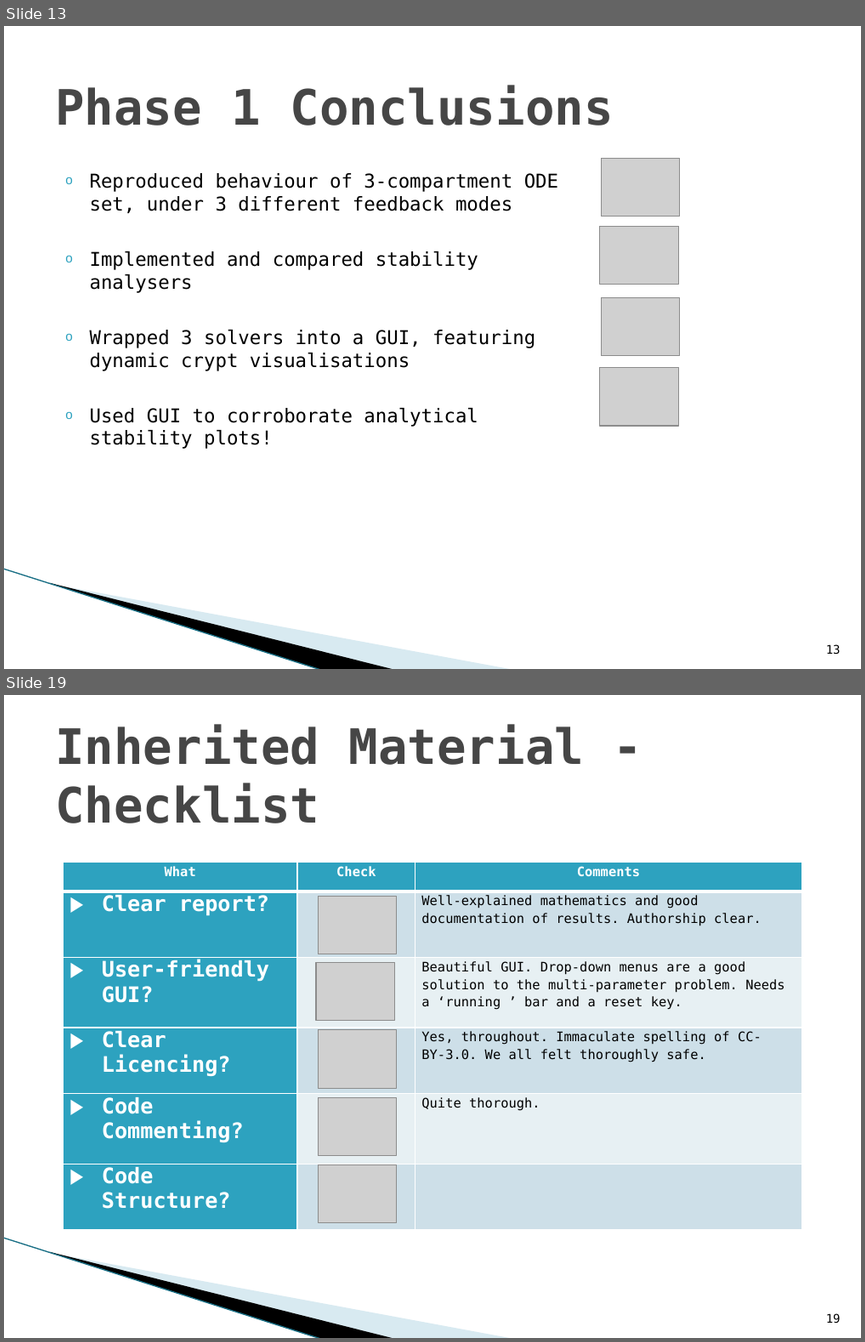
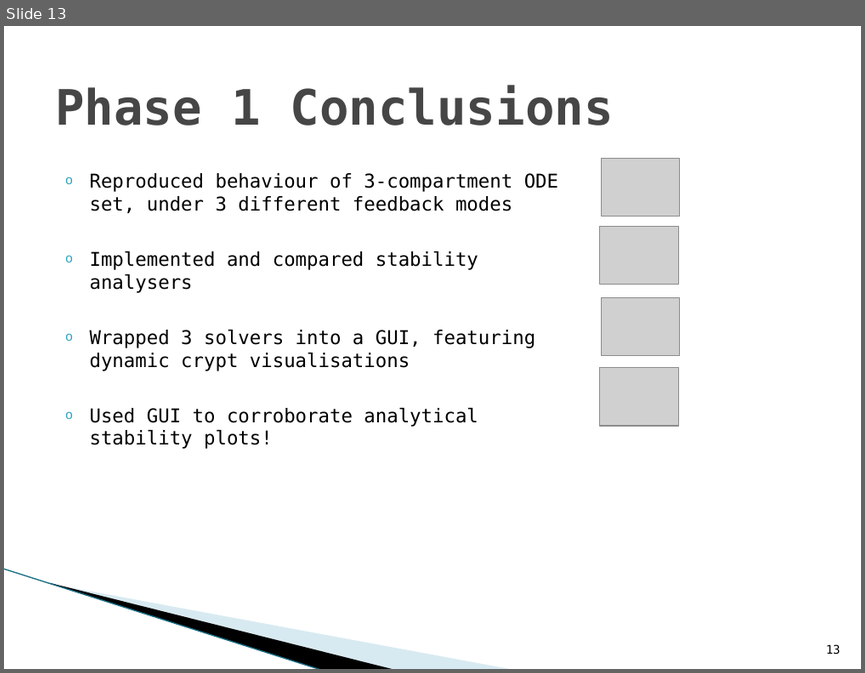
Before and after one commit to jleem10/GroupD_Phase2, a slide deck: PresentationPhase1.pptx. Shown one above the other, each under a label of ours: slides 13 and 19 before the commit, slide 13 after it; the slides between them are not shown. The pictures are 865x1342 and 865x673 pixels, drawn with LibreOffice and Linux fonts; fonts in the diff are those of the drawing; grey boxes stand for pictures; background and template pictures are left out. Boxes give left, top, right and bottom in pixels: in the first picture for what was removed or moved away, otherwise in the second. Text is boxed around its words. In the diff, an @@ line names an element or a change of style, - is before the commit and + after.

```diff
--- a/PresentationPhase1.pptx
+++ b/PresentationPhase1.pptx
@@ slide 19 removed at [4,695,861,1338], background #FFFFFF; not listed: 3 template elements that a slide beside it also shows @@
@@ title removed at [55,725,584,823] @@
-Inherited Material - Checklist
@@ table removed at [64,862,801,1230], 6 rows, 3 columns @@
-What | Check | Comments
-Clear report? |  | Well-explained mathematics and good documentation of results. Authorship clear.
-User-friendly GUI? |  | Beautiful GUI. Drop-down menus are a good solution to the multi-parameter problem. Needs a ‘running ’ bar and a reset key.
-Clear Licencing? |  | Yes, throughout. Immaculate spelling of CC-BY-3.0. We all felt thoroughly safe.
-Code Commenting? |  | Quite thorough.
-Code Structure? |  | 
@@ picture removed at [318,896,397,953] @@
@@ picture removed at [316,962,395,1021] @@
@@ picture removed at [318,1030,397,1089] @@
@@ picture removed at [318,1097,397,1155] @@
@@ picture removed at [318,1164,397,1223] @@
@@ page number removed at [826,1313,840,1323] @@
-19
```
Also in this commit, not shown: 6 other slides removed.
